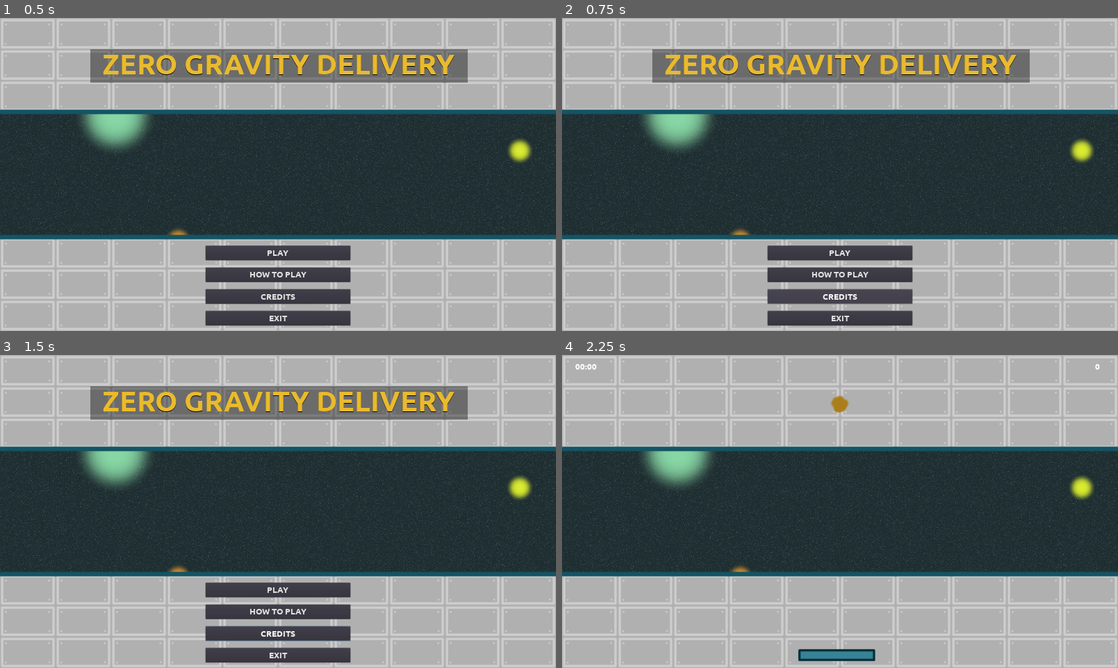
Above: before the commit, frames 1-4 (two rows, left to right).
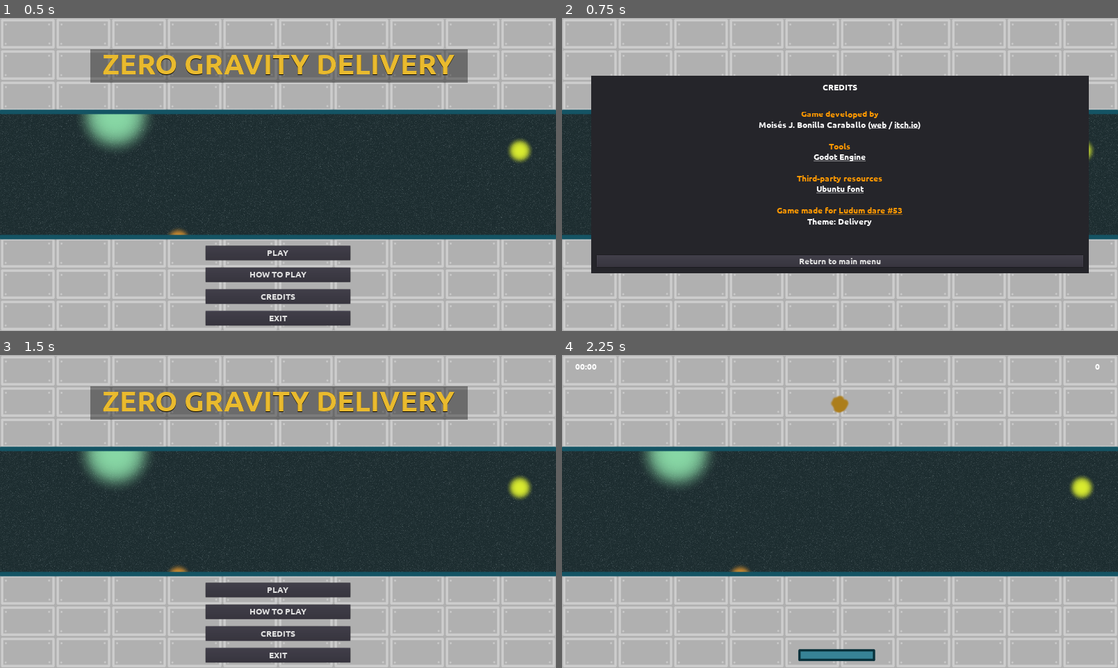
Above: after the commit, the same moments.

Repository: moisesjbc/ludum-dare-53
Game: Godot game, scene res://gui/main_menu/main_menu.tscn
The game is run twice, just before and just after one commit, with the same random seed, the same clock (stepped at 60 frames per second) and the same inputs.
Inputs (mouse positions are in pixels of both pictures, inside the frame that each line leads up to):
- Up to frame 1 (0.5 s): no input
- Up to frame 2 (0.75 s): click "CREDITS" at 0.5 s
- Up to frame 3 (1.5 s): click (278, 599) at 1.25 s, where only the run after the commit has a clickable "Return to main menu"
- Up to frame 4 (2.25 s): click "PLAY" at 2 s

Frame 1 is identical in both runs. In frame 2, 35% of the frame differs, in the area x 5-95%, y 10-99%; in frame 3, less than 0.1%; in frame 4, nothing differs.

Commit message:
Add credits menu

Diff:
--- /dev/null
+++ b/godot-project/gui/credits_menu/credits_menu.gd
@@ -0,0 +1,9 @@
+extends Control
+
+
+func _on_credits_meta_clicked(meta):
+	OS.shell_open(meta)
+
+
+func _on_main_menu_button_pressed():
+	get_tree().change_scene("res://gui/main_menu/main_menu.tscn")
--- /dev/null
+++ b/godot-project/gui/credits_menu/credits_menu.tscn
@@ -0,0 +1,99 @@
+[gd_scene load_steps=6 format=2]
+
+[ext_resource path="res://fonts/Ubuntu-B.ttf" type="DynamicFontData" id=1]
+[ext_resource path="res://gui/button/button.tscn" type="PackedScene" id=2]
+[ext_resource path="res://gui/credits_menu/credits_menu.gd" type="Script" id=3]
+
+[sub_resource type="DynamicFont" id=1]
+size = 30
+font_data = ExtResource( 1 )
+
+[sub_resource type="DynamicFont" id=2]
+size = 30
+font_data = ExtResource( 1 )
+
+[node name="credits_menu" type="Control"]
+anchor_right = 1.0
+anchor_bottom = 1.0
+script = ExtResource( 3 )
+
+[node name="margin_container" type="MarginContainer" parent="."]
+anchor_right = 1.0
+anchor_bottom = 1.0
+custom_constants/margin_right = 100
+custom_constants/margin_top = 200
+custom_constants/margin_left = 100
+custom_constants/margin_bottom = 200
+
+[node name="panel" type="Panel" parent="margin_container"]
+margin_left = 100.0
+margin_top = 200.0
+margin_right = 1820.0
+margin_bottom = 880.0
+
+[node name="margin_container" type="MarginContainer" parent="margin_container/panel"]
+anchor_right = 1.0
+anchor_bottom = 1.0
+custom_constants/margin_right = 20
+custom_constants/margin_top = 20
+custom_constants/margin_left = 20
+custom_constants/margin_bottom = 20
+
+[node name="vbox_container" type="VBoxContainer" parent="margin_container/panel/margin_container"]
+margin_left = 20.0
+margin_top = 20.0
+margin_right = 1700.0
+margin_bottom = 660.0
+custom_constants/separation = 20
+
+[node name="title" type="Label" parent="margin_container/panel/margin_container/vbox_container"]
+margin_right = 1680.0
+margin_bottom = 34.0
+custom_fonts/font = SubResource( 1 )
+text = "CREDITS"
+align = 1
+valign = 1
+
+[node name="credits" type="RichTextLabel" parent="margin_container/panel/margin_container/vbox_container"]
+margin_top = 54.0
+margin_right = 1680.0
+margin_bottom = 580.0
+size_flags_horizontal = 3
+size_flags_vertical = 3
+custom_fonts/normal_font = SubResource( 2 )
+bbcode_enabled = true
+bbcode_text = "[center]
+[color=#ff9900]Game developed by[/color]
+[color=#FFFFFF]Moisés J. Bonilla Caraballo ([url=https://www.moisesjose.com]web[/url] / [url=https://moisesjbc.itch.io/]itch.io[/url])[/color]
+
+[color=#ff9900]Tools[/color]
+[color=#FFFFFF][url=https://godotengine.org/]Godot Engine[/url][/color]
+
+[color=#ff9900]Third-party resources[/color]
+[color=#FFFFFF][url=https://design.ubuntu.com/font]Ubuntu font[/url][/color]
+
+[color=#ff9900]Game made for [url=https://ldjam.com/events/ludum-dare/53]Ludum dare #53[/url][/color]
+[color=#FFFFFF]Theme: Delivery[/color]
+[/center]"
+text = "
+Game developed by
+Moisés J. Bonilla Caraballo (web / itch.io)
+
+Tools
+Godot Engine
+
+Third-party resources
+Ubuntu font
+
+Game made for Ludum dare #53
+Theme: Delivery
+"
+
+[node name="main_menu_button" parent="margin_container/panel/margin_container/vbox_container" instance=ExtResource( 2 )]
+margin_top = 600.0
+margin_right = 1680.0
+margin_bottom = 640.0
+text = "Return to main menu"
+
+[connection signal="meta_clicked" from="margin_container/panel/margin_container/vbox_container/credits" to="." method="_on_credits_meta_clicked"]
+[connection signal="pressed" from="margin_container/panel/margin_container/vbox_container/main_menu_button" to="." method="_on_main_menu_button_pressed"]
--- a/godot-project/gui/main_menu/main_menu.gd
+++ b/godot-project/gui/main_menu/main_menu.gd
@@ -15,3 +15,7 @@
 
 func _on_how_to_play_button_pressed():
 	get_tree().change_scene("res://gui/how_to_play/how_to_play.tscn")
+
+
+func _on_credits_button_pressed():
+	get_tree().change_scene("res://gui/credits_menu/credits_menu.tscn")
--- a/godot-project/gui/main_menu/main_menu.tscn
+++ b/godot-project/gui/main_menu/main_menu.tscn
@@ -73,4 +73,5 @@
 
 [connection signal="pressed" from="bottom_container/vbox_container/play_button" to="." method="_on_play_button_pressed"]
 [connection signal="pressed" from="bottom_container/vbox_container/how_to_play_button" to="." method="_on_how_to_play_button_pressed"]
+[connection signal="pressed" from="bottom_container/vbox_container/credits_button" to="." method="_on_credits_button_pressed"]
 [connection signal="pressed" from="bottom_container/vbox_container/exit_button" to="." method="_on_exit_button_pressed"]
